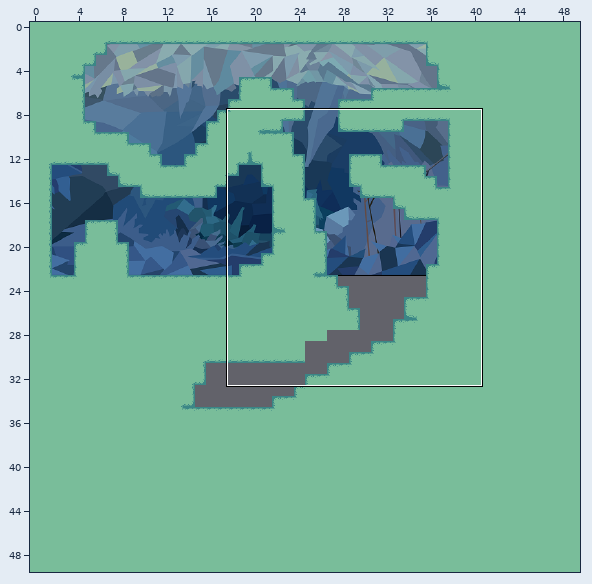
Tiled map: assets/data/test.tmx. The first picture is a wide view before the edit; the outline marks the close-up.
Close-up. First the earlier version:
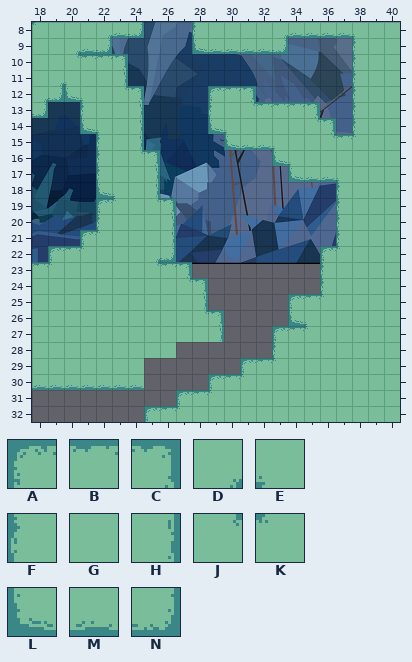
Cells are 16x16 px. Shown: x 18..40, y 8..32.
Key: from "level_tiles": A 0, B 1, C 2, D 3, E 4, F 5, G 6, H 7, J 8, K 9, L 10, M 11, N 12.
_ is an empty cell.
Layer "Tiles" before, first column x 18:
 8 KGGGDMN___FGGGGDMMMMEGG
 9 GGDMN_____LMMMMN____FGG
10 GGJBBC______________FGG
11 GDEGGH______________FGG
12 DNLEGJC____ABC______FGG
13 N__FGGH____FGJBBBC__FGG
14 ___LEGH____LEGGGGJC_FGG
15 ____FGH_____LMMEGGJBKGG
16 ____FGJC_______LEGGGGGG
17 ____FGGH________LMMEGGG
18 ____LEGH___________FGGG
19 ____AKGJC__________FGGG
20 ____FGGGH__________FGGG
21 ___AKGGGH__________FGGG
22 _ABKGGGDN_________AKGGG
23 BKGGGGGJBC________FGGGG
24 GGGGGGGGGJC_______FGGGG
25 GGGGGGGGGGH_____ABKGGGG
26 GGGGGGGGGGJC____LEGGGGG
27 GGGGGGGGGGGH___ABKGGGGG
28 GGGGGGGGG______FGGGGGGG
29 GGGGGGG______ABKGGGGGGG
30 MMMMMMM____ABKGGGGGGGGG
31 _________ABKGGGGGGGGGGG
32 _______ABKGGGGGGGGGGGGG
Now the later version:
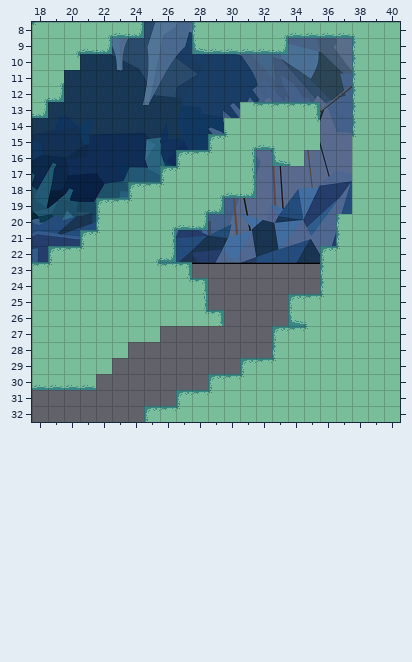
Diff:
Layer "Tiles":
y 10: x 21..23 BBC -> ___
y 11: x 20..23 EGGH -> ____
y 12: x 20..24 LEGJC -> _____; x 29..31 ABC -> ___
y 13: x 21..24 FGGH -> ____; x 29..30 FG -> __
y 14: x 21..24 LEGH -> ____; x 29 L -> _; x 36 C -> _
y 15: x 22..24 FGH -> ___; x 29..31 _LM -> AKD; x 36..37 JB -> __
y 16: x 22..25 FGJC -> ____; x 27..31 _____ -> ABKGH; x 35..37 GGG -> ___
y 17: x 22..31 FGGH______ -> ____AKGGGH; x 34..37 LMME -> ____
y 18: x 22..31 LEGH______ -> __ABKGGDMN; x 37 F -> _
y 19: x 23..29 KGJC___ -> BKGGGDN; x 37 F -> _
y 20: x 26..28 H__ -> DMN
y 27: x 26..29 GGGH -> ____
y 28: x 24..26 GGG -> ___
y 29: x 23..24 GG -> __
y 30: x 22..24 MMM -> ___
Changed places in both close-ups, as pixel boxes (x1, y1, x2, y2):
changed: (64, 54, 256, 230)
removed: (288, 118, 352, 214)
removed: (96, 326, 224, 390)
